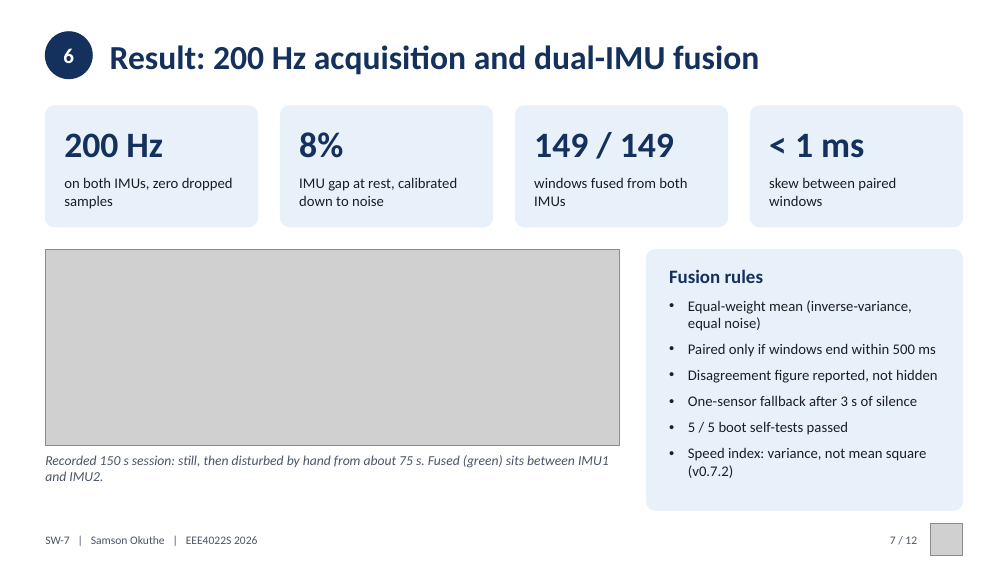
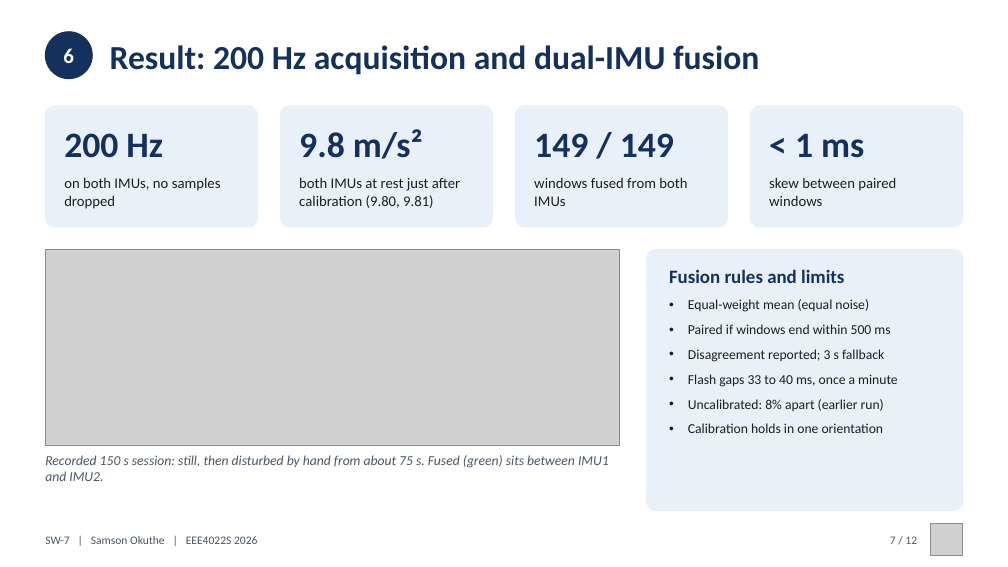
Before and after one commit to 0geder/Tukzie-HPEC-HUD, a slide deck: slide 7 of Presentation/SW7_Final_Presentation.pptx. Drawn at 1008x567 pixels with LibreOffice and Linux fonts; fonts in the diff are those of the drawing; grey boxes stand for pictures. Boxes give left, top, right and bottom in pixels: in the first picture for what was removed or moved away, otherwise in the second. Text is boxed around its words. In the diff, an @@ line names an element or a change of style, - is before the commit and + after.

```diff
--- a/Presentation/SW7_Final_Presentation.pptx
+++ b/Presentation/SW7_Final_Presentation.pptx
@@ text at [299,129,423,159]: text changed @@
-8%
+9.8 m/s²
@@ text at [64,177,221,209]: text changed @@
-on both IMUs, zero dropped samples
+on both IMUs, no samples dropped
@@ text at [299,177,460,208]: text changed @@
-IMU gap at rest, calibrated down to noise
+both IMUs at rest just after calibration (9.80, 9.81)
@@ text at [669,269,844,283]: text changed @@
-Fusion rules
+Fusion rules and limits
@@ text at [688,299,898,433]: text changed; size 14 to 13 pt @@
-• Equal-weight mean (inverse-variance, equal noise)
-• Paired only if windows end within 500 ms
-• Disagreement figure reported, not hidden
-• One-sensor fallback after 3 s of silence
-• 5 / 5 boot self-tests passed
-• Speed index: variance, not mean square (v0.7.2)
+• Equal-weight mean (equal noise)
+• Paired if windows end within 500 ms
+• Disagreement reported; 3 s fallback
+• Flash gaps 33 to 40 ms, once a minute
+• Uncalibrated: 8% apart (earlier run)
+• Calibration holds in one orientation
```
Also in this commit, not shown: 8 other slides changed, 1 slide added, 1 slide removed, 8 other files.
